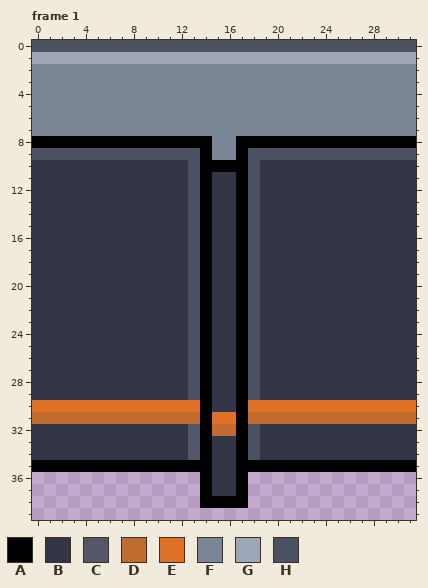
One commit to this pixel-art file: Assets/Textures/Environment/orange_wall.aseprite. The picture above was drawn from the file before the commit.
32x40 pixels, 4 frames. Shown: frame 1. The commit also changed other frames, which this record leaves out.
Palette (. is transparent): A #000000  B #313546  C #535769  D #c16b2f  E #df7126  F #7a8596  G #9da7b7  H #4b5063
Pixels before, frame 1, first column x 0:
 0 HHHHHHHHHHHHHHHHHHHHHHHHHHHHHHHH
 1 GGGGGGGGGGGGGGGGGGGGGGGGGGGGGGGG
 2 FFFFFFFFFFFFFFFFFFFFFFFFFFFFFFFF
 3 FFFFFFFFFFFFFFFFFFFFFFFFFFFFFFFF
 4 FFFFFFFFFFFFFFFFFFFFFFFFFFFFFFFF
 5 FFFFFFFFFFFFFFFFFFFFFFFFFFFFFFFF
 6 FFFFFFFFFFFFFFFFFFFFFFFFFFFFFFFF
 7 FFFFFFFFFFFFFFFFFFFFFFFFFFFFFFFF
 8 AAAAAAAAAAAAAAAFFAAAAAAAAAAAAAAA
 9 HHHHHHHHHHHHHHAFFAHHHHHHHHHHHHHH
10 BBBBBBBBBBBBBHAAAAHBBBBBBBBBBBBB
11 BBBBBBBBBBBBBHABBAHBBBBBBBBBBBBB
12 BBBBBBBBBBBBBHABBAHBBBBBBBBBBBBB
13 BBBBBBBBBBBBBHABBAHBBBBBBBBBBBBB
14 BBBBBBBBBBBBBHABBAHBBBBBBBBBBBBB
15 BBBBBBBBBBBBBHABBAHBBBBBBBBBBBBB
16 BBBBBBBBBBBBBHABBAHBBBBBBBBBBBBB
17 BBBBBBBBBBBBBHABBAHBBBBBBBBBBBBB
18 BBBBBBBBBBBBBHABBAHBBBBBBBBBBBBB
19 BBBBBBBBBBBBBHABBAHBBBBBBBBBBBBB
20 BBBBBBBBBBBBBHABBAHBBBBBBBBBBBBB
21 BBBBBBBBBBBBBHABBAHBBBBBBBBBBBBB
22 BBBBBBBBBBBBBHABBAHBBBBBBBBBBBBB
23 BBBBBBBBBBBBBHABBAHBBBBBBBBBBBBB
24 BBBBBBBBBBBBBHABBAHBBBBBBBBBBBBB
25 BBBBBBBBBBBBBHABBAHBBBBBBBBBBBBB
26 BBBBBBBBBBBBBHABBAHBBBBBBBBBBBBB
27 BBBBBBBBBBBBBHABBAHBBBBBBBBBBBBB
28 BBBBBBBBBBBBBHABBAHBBBBBBBBBBBBB
29 BBBBBBBBBBBBBHABBAHBBBBBBBBBBBBB
30 EEEEEEEEEEEEEEABBAEEEEEEEEEEEEEE
31 DDDDDDDDDDDDDDAEEADDDDDDDDDDDDDD
32 BBBBBBBBBBBBBCADDAHBBBBBBBBBBBBB
33 BBBBBBBBBBBBBCABBAHBBBBBBBBBBBBB
34 BBBBBBBBBBBBBCABBAHBBBBBBBBBBBBB
35 AAAAAAAAAAAAAAABBAAAAAAAAAAAAAAA
36 ..............ABBA..............
37 ..............ABBA..............
38 ..............AAAA..............
After:
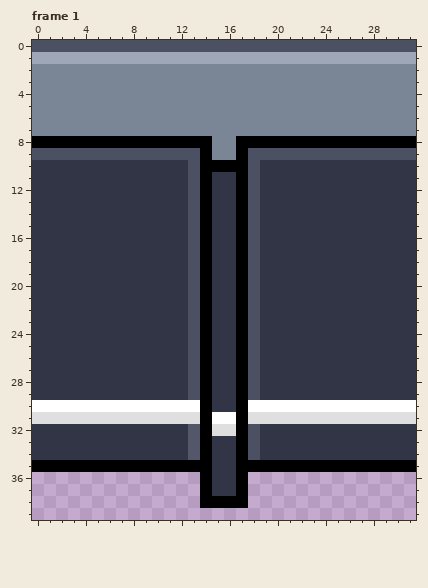
Edits made:
colour D: #c16b2f -> #dfdfdf
colour E: #df7126 -> #ffffff
